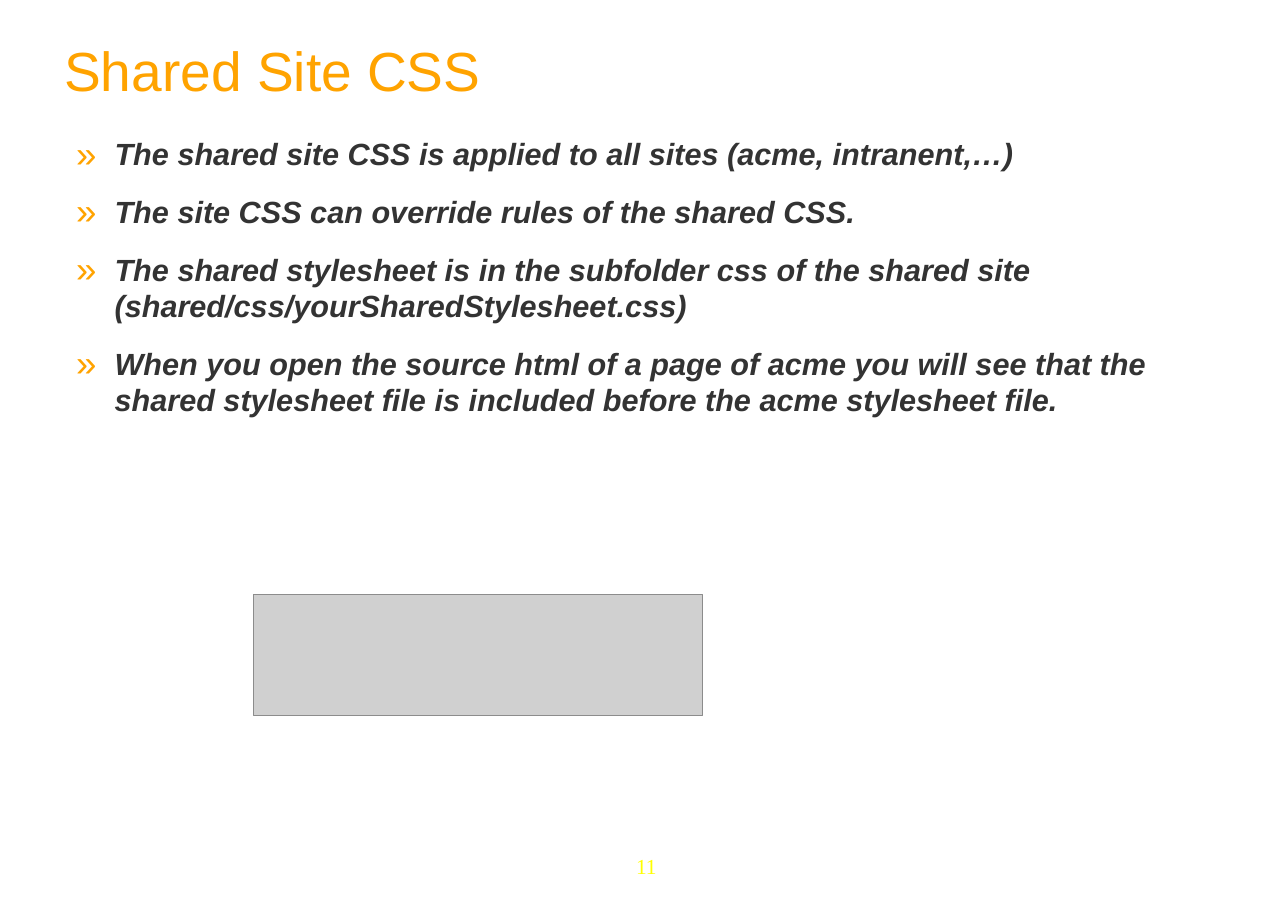
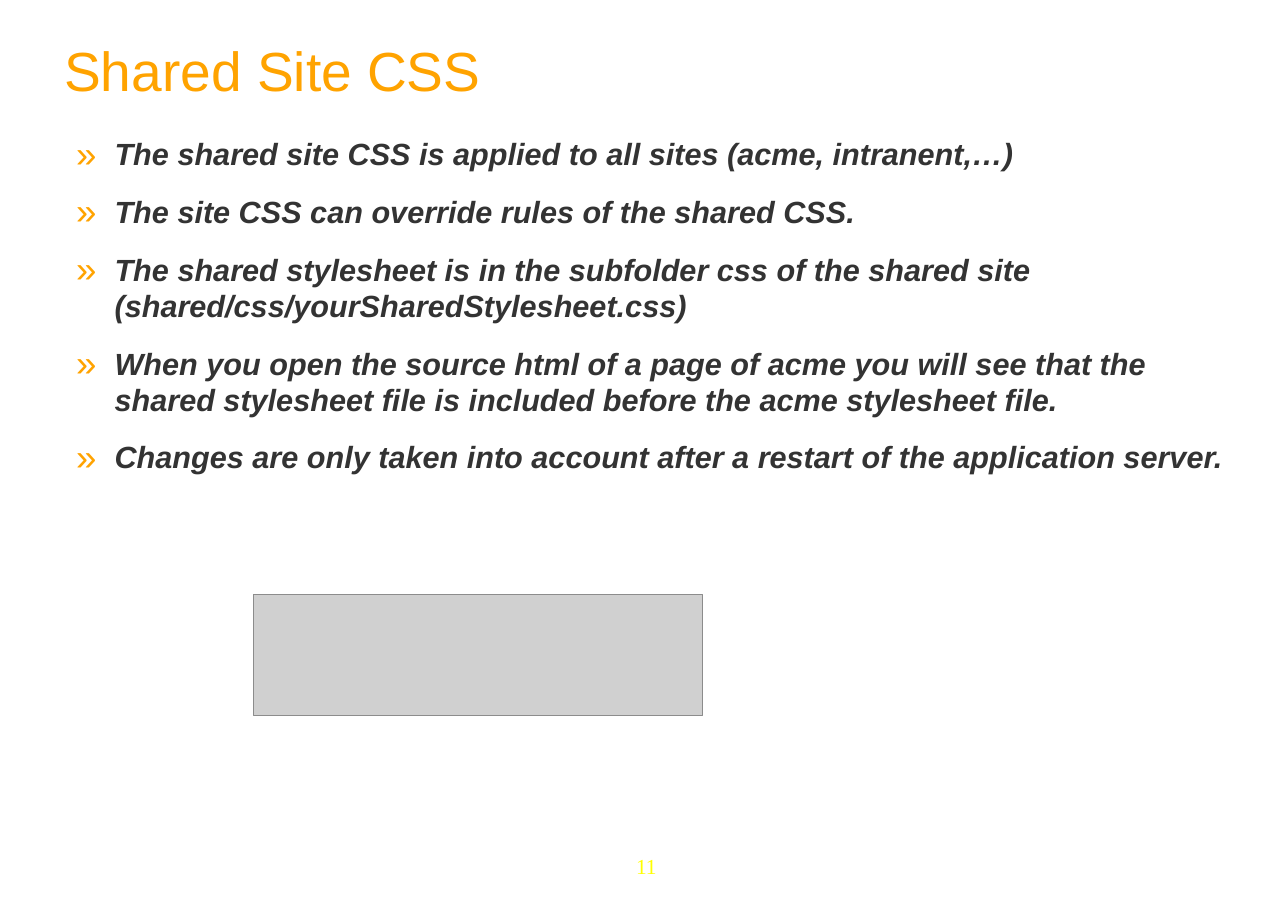
Before and after one commit to anhvurz90/training, a slide deck: slide 11 of slides/exo-fundamentals/en/070-WCM-Lab-XFund-en.ppt. Drawn at 1288x911 pixels with LibreOffice and Linux fonts; fonts in the diff are those of the drawing; grey boxes stand for pictures; background and template pictures are left out. Boxes give left, top, right and bottom in pixels: in the first picture for what was removed or moved away, otherwise in the second. Text is boxed around its words. In the diff, an @@ line names an element or a change of style, - is before the commit and + after.

```diff
--- a/slides/exo-fundamentals/en/070-WCM-Lab-XFund-en.ppt
+++ b/slides/exo-fundamentals/en/070-WCM-Lab-XFund-en.ppt
@@ text at [115,446,1222,474]: paragraph added @@
+» Changes are only taken into account after a restart of the application server.
```
Also in this commit, not shown: 3 other slides changed, 1 other file.
